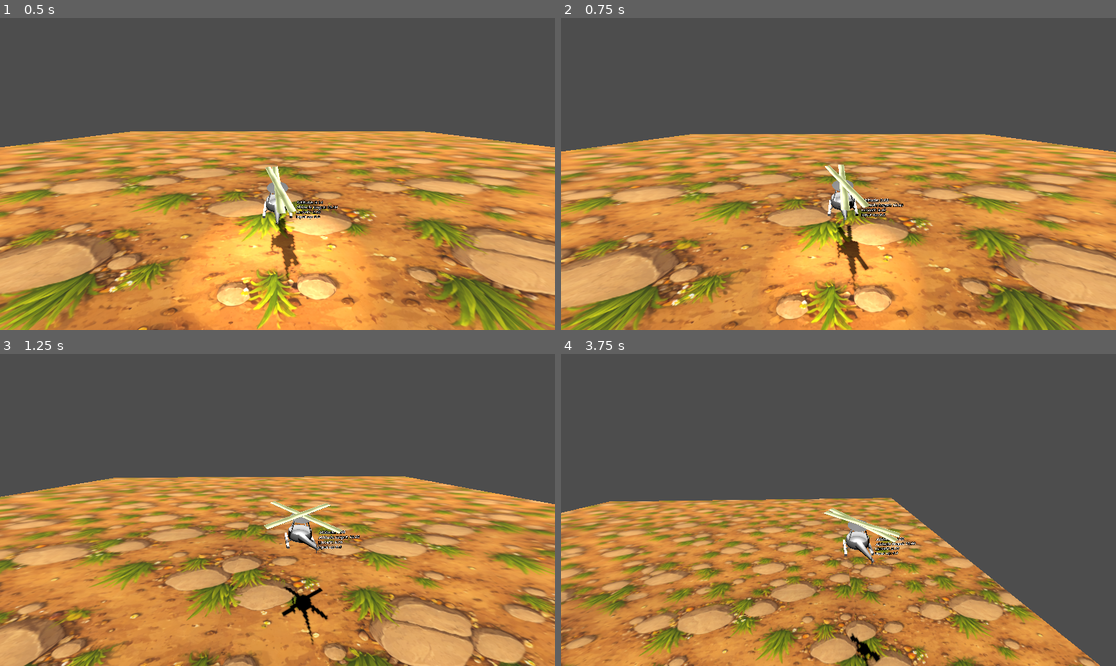
Above: before the commit, frames 1-4 (two rows, left to right).
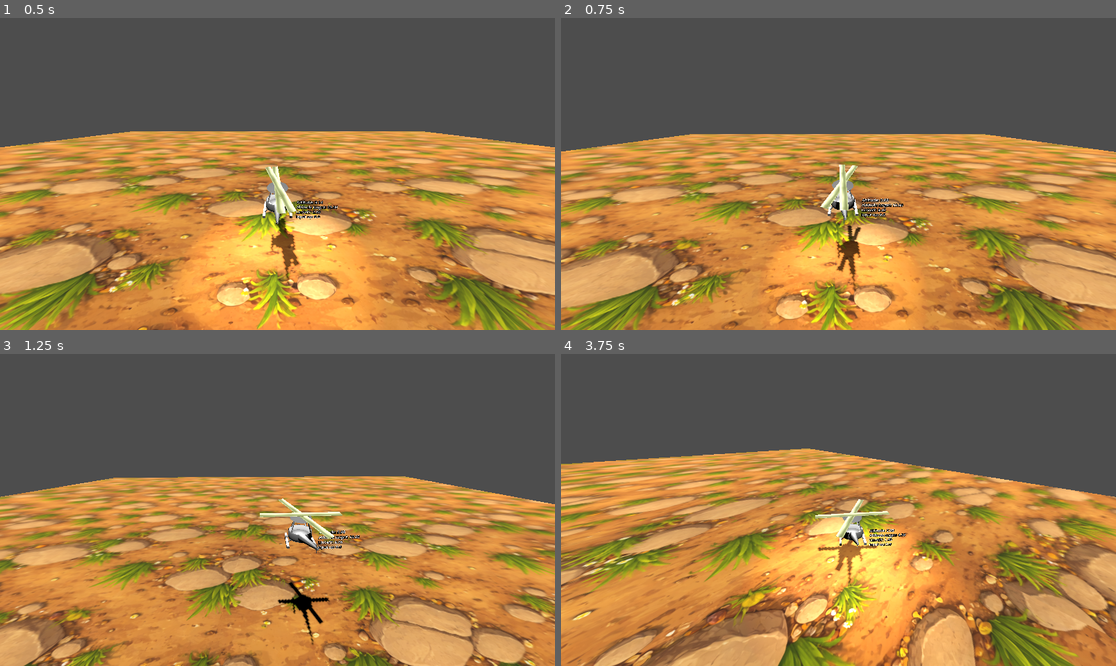
Above: after the commit, the same moments.

Repository: moziz/giants-gala-journey-2026
Game: Godot game, scene res://kolihepteri_sceene.tscn
Same seed, same stepped clock (60 frames per second), same inputs: the game is played once before the commit and once after it.
Inputs:
- Up to frame 1 (0.5 s): no input
- Up to frame 2 (0.75 s): hold D (p1_thrust_right) from 0.53 s (still down); hold I from 0.53 s (still down)
- Up to frame 3 (1.25 s): keep holding D (p1_thrust_right); keep holding I
- Up to frame 4 (3.75 s): release D (p1_thrust_right) at 1.28 s; release I at 1.28 s; hold Z (p1_thurst_down, bound only after the commit) 1.28-2.03 s; tap K at 1.35 s; hold J 2.03-2.78 s; hold D (p1_thrust_right) 2.03-3.53 s; tap L at 2.85 s; hold A (p1_thurst_left) from 3.53 s (still down); hold U from 3.53 s (still down)

Frame 1 is identical in both runs. In frame 2, 0.7% of the frame differs, in the area x 46-56%, y 46-83%; in frame 3, 1.0%; in frame 4, 58%, in the area x 0-100%, y 30-100%.

Commit message:
move forward and backward

Diff:
--- a/kolihepteri_sceene.tscn
+++ b/kolihepteri_sceene.tscn
@@ -60,6 +60,7 @@
 size = Vector3(0.005, 0.2, 0.05)
 
 [sub_resource type="BoxShape3D" id="BoxShape3D_3rjik"]
+size = Vector3(100, 1, 100)
 
 [sub_resource type="BoxMesh" id="BoxMesh_t5rug"]
 size = Vector3(100, 1, 100)
--- a/project.godot
+++ b/project.godot
@@ -19,12 +19,12 @@
 
 p1_thrust_up={
 "deadzone": 0.2,
-"events": [Object(InputEventKey,"resource_local_to_scene":fa …(139 unchanged characters)… d":false,"keycode":0,"physical_keycode":87,"key_label":0,"unicode":0,"location":0,"echo":false,"script":null)
+"events": [Object(InputEventKey,"resource_local_to_scene":fa …(139 unchanged characters)… d":false,"keycode":0,"physical_keycode":32,"key_label":0,"unicode":0,"location":0,"echo":false,"script":null)
 ]
 }
 p1_thurst_down={
 "deadzone": 0.2,
-"events": [Object(InputEventKey,"resource_local_to_scene":fa …(140 unchanged characters)… d":false,"keycode":0,"physical_keycode":83,"key_label":0,"unicode":115,"location":0,"echo":false,"script":null)
+"events": [Object(InputEventKey,"resource_local_to_scene":fa …(140 unchanged characters)… d":false,"keycode":0,"physical_keycode":90,"key_label":0,"unicode":122,"location":0,"echo":false,"script":null)
 ]
 }
 p1_thrust_right={
@@ -37,6 +37,16 @@
 "events": [Object(InputEventKey,"resource_local_to_scene":false,"resource_name":"","device":0,"window_id":0,"alt_presse …(189 unchanged characters)…
 ]
 }
+p1_thrust_forward={
+"deadzone": 0.2,
+"events": [Object(InputEventKey,"resource_local_to_scene":false,"resource_name":"","device":0,"window_id":0,"alt_pressed":false,"shift_pressed":false,"ctrl_pressed":false,"meta_pressed":false,"pressed":false,"keycode":0,"physical_keycode":87,"key_label":0,"unicode":0,"location":0,"echo":false,"script":null)
+]
+}
+p1_thurst_backward={
+"deadzone": 0.2,
+"events": [Object(InputEventKey,"resource_local_to_scene":false,"resource_name":"","device":-1,"window_id":0,"alt_pressed":false,"shift_pressed":false,"ctrl_pressed":false,"meta_pressed":false,"pressed":false,"keycode":0,"physical_keycode":83,"key_label":0,"unicode":115,"location":0,"echo":false,"script":null)
+]
+}
 
 [physics]
 
--- a/tomi/scripts/helikopterimme.gd
+++ b/tomi/scripts/helikopterimme.gd
@@ -11,9 +11,11 @@
 
 var upward_power: float = 100_000.0
 var sideward_power: float = 100_000.0
+var forward_power: float = 100_000.0
 
 var max_y_speed: float = 10.0
 var max_x_speed: float = 10.0
+var max_z_speed: float = 10.0
 
 
 func _physics_process(delta) -> void:
@@ -32,6 +34,8 @@
 	else:
 		auto_float = false
 		apply_force(Vector3.UP * upward_power * delta * up_force_input)
+
+
 	var side_force_input = 0
 	if Input.is_action_pressed("p1_thrust_right"):
 		side_force_input = 1
@@ -40,6 +44,15 @@
 
 	if side_force_input != 0:
 		apply_force(Vector3.RIGHT * sideward_power * delta * side_force_input)
+
+	var forward_force_input = 0
+	if Input.is_action_pressed("p1_thrust_forward"):
+		forward_force_input = 1
+	if Input.is_action_pressed("p1_thurst_backward"):
+		forward_force_input = -1
+
+	if forward_force_input != 0:
+		apply_force(Vector3.FORWARD * forward_power * delta * forward_force_input)
 
 
 
@@ -64,14 +77,9 @@
 		apply_force(Vector3.UP * auto_float_force * multi)
 		auto_float_force *= 0.9
 	# clamp up speed
-	if linear_velocity.y > max_y_speed:
-		linear_velocity.y = max_y_speed
-	if linear_velocity.y < -max_y_speed:
-		linear_velocity.y = -max_y_speed
-	# clamp side speed
-	if linear_velocity.x > max_x_speed:
-		linear_velocity.x = max_x_speed
-	if linear_velocity.x < -max_x_speed:
-		linear_velocity.x = -max_x_speed
-	propellit.set_speeds(abs(linear_velocity.y) + abs(linear_velocity.x) + 2)
+	linear_velocity = Vector3(
+		clamp(linear_velocity.x, -max_x_speed, max_x_speed),
+		clamp(linear_velocity.y, -max_y_speed, max_y_speed),
+		clamp(linear_velocity.z, -max_z_speed, max_z_speed))
+	propellit.set_speeds(abs(linear_velocity.length()) + 2)
 	infotext.text = "Altitude: %.2f\nAltitude target: %.2f\nLinVelY: %.2f\nInput up: %.1f" % [global_position.y, auto_float_target_altitude, linear_velocity.y, up_force_input]
